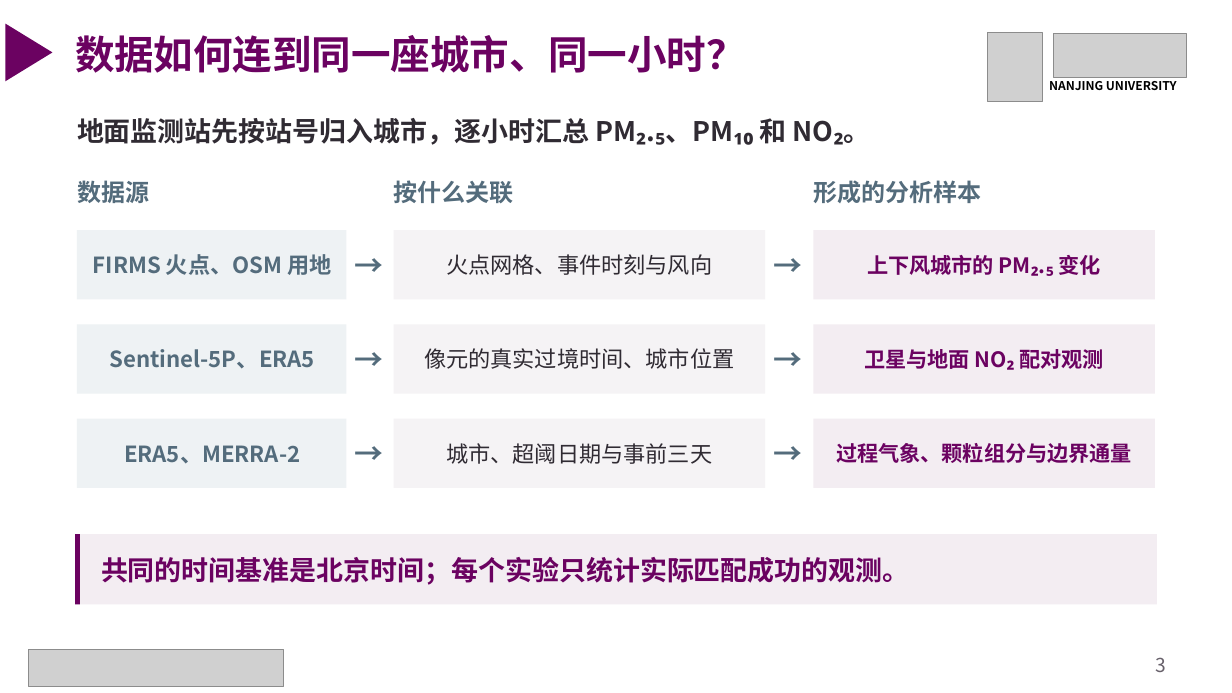
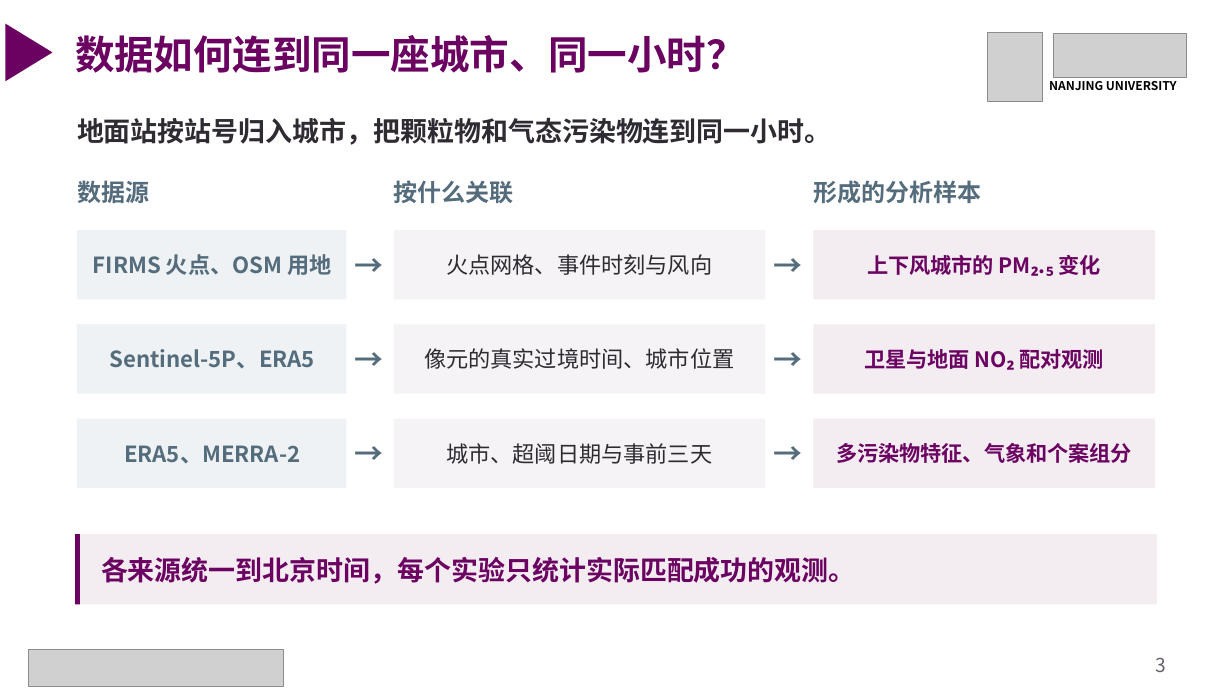
Before and after one commit to gxm-nju/china-air-pollution, a slide deck: slide 3 of docs/课堂展示.pptx. Drawn at 1232x693 pixels with LibreOffice and Linux fonts; fonts in the diff are those of the drawing; grey boxes stand for pictures. Boxes give left, top, right and bottom in pixels: in the first picture for what was removed or moved away, otherwise in the second. Text is boxed around its words. In the diff, an @@ line names an element or a change of style, - is before the commit and + after.

Commit message:
完成120段城市污染过程筛查并发布实验总说明

```diff
--- a/docs/课堂展示.pptx
+++ b/docs/课堂展示.pptx
@@ text at (77, 118, 832, 145): text changed @@
-地面监测站先按站号归入城市，逐小时汇总 PM₂.₅、PM₁₀ 和 NO₂。
+地面站按站号归入城市，把颗粒物和气态污染物连到同一小时。
@@ text at (836, 443, 1131, 463): text changed @@
-过程气象、颗粒组分与边界通量
+多污染物特征、气象和个案组分
@@ text at (101, 557, 856, 584): text changed @@
-共同的时间基准是北京时间；每个实验只统计实际匹配成功的观测。
+各来源统一到北京时间，每个实验只统计实际匹配成功的观测。
```
Also in this commit, not shown: 7 other slides changed, 3 slides added, 1 slide removed, 20 other files.
